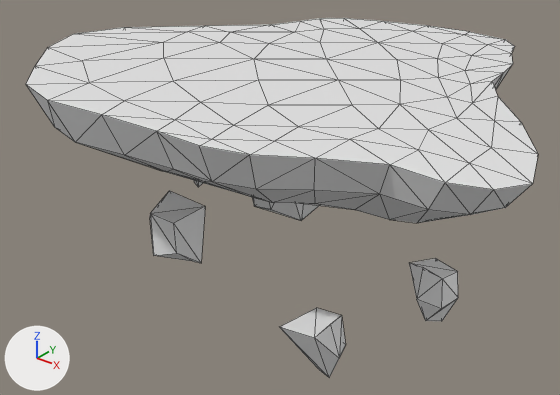
A saved change to the FBX model Assets/Models/Parkour/small_island_3.fbx.
Both versions are drawn from a 50 mm camera at (29.8, -42.6, 17.7) aimed at (-3.2, -1.4, -7.9). Lighting does not change. The marker at lower left points along +X, +Y and +Z. Mesh edges are drawn as thin lines. Where no turn or scale is listed for an object, it has been applied to the vertices.

Before the edit, the objects in view are built like this:
```python
me_cube_033 = bpy.data.meshes.new('Cube.033')
me_cube_033.from_pydata(...)  # 230 vertices, 432 faces; spans x -20.3..17.8, y -16.5..18.2, z -16.5..2.8
ob_cube_031 = bpy.data.objects.new('Cube.031', me_cube_033)
ob_cube_031.location = (0.0, 0.0, 0.0)
```
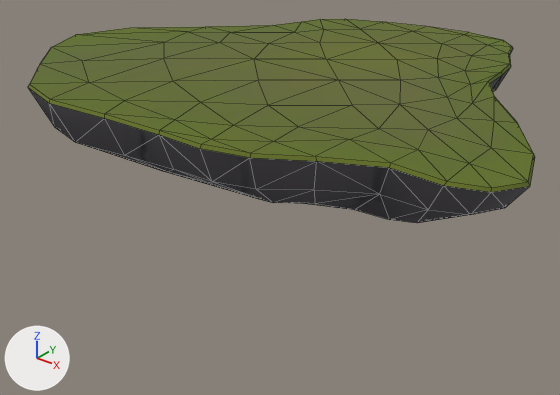
Where the change shows, as pixel boxes (x1, y1, x2, y2) in the pictures (560 x 395 px; the box of a moved part takes in the faces that stretch with it):
'Cube.031', reshaped (43% shorter): before (26, 18, 538, 377); after (28, 19, 535, 223)
part 1 of me_cube_033, deleted: before (150, 180, 458, 377)
part 2 of me_cube_033, moved or reshaped: before (26, 18, 538, 215); after (28, 19, 535, 215)
part 3 of me_cube_033, recoloured (white to green): (79, 29, 494, 223) in both

The change in detail:
Picture 'island_3.png' (img_island_3_png) is new.
Material 'Material.032' (mat_material_032) is new.
Its texture is img_island_3_png.
Its roughness is 1.0.
me_cube_033 is used by ob_cube_031; location (0.0, 0.0, 0.0).
me_cube_033 had 230 vertices, 432 faces and spanned x -20.3..17.8, y -16.5..18.2, z -16.5..2.8.
me_cube_033 now has 193 vertices, 350 faces and spans x -20.2..17.7, y -16.4..18.1, z -4.4..2.7.
me_cube_033 part 1: 6 loose pieces with 69 vertices, spanning x -13.6..9.8, y -11.0..9.1, z -16.5..-1.8, are deleted.
Part 2, on me_cube_033:
32 vertices are removed from x -20.3..17.8, y -16.5..18.2, z 1.6..2.8.
120 faces are deleted.
64 vertices are added at x -20.2..17.7, y -16.4..18.1, z 1.4..2.7.
152 new faces join them.
me_cube_033 part 3: 198 faces spanning x -18.9..16.4, y -15.2..17.0, z -4.4..2.6 switch from no material to mat_material_032 (picture img_island_3_png).
